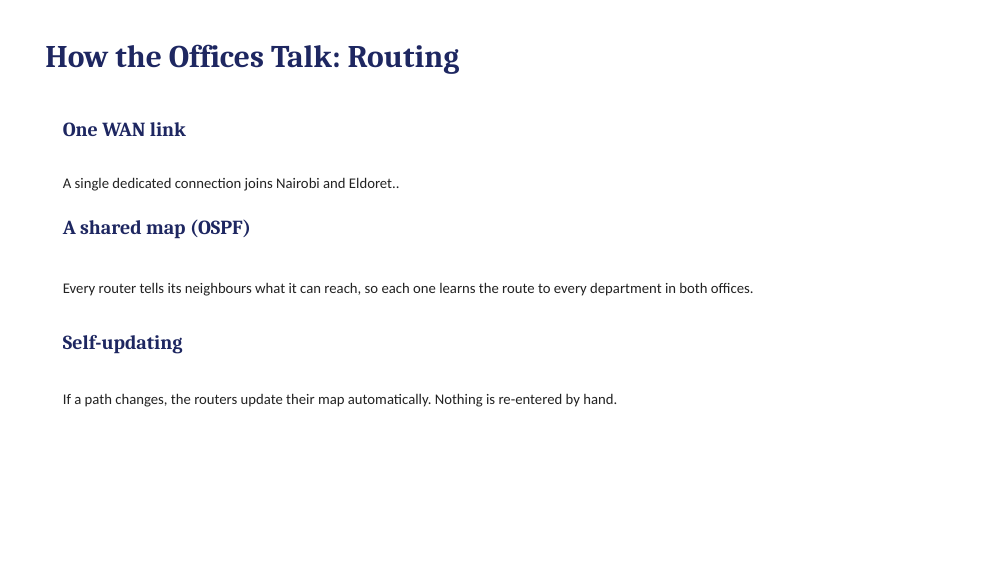
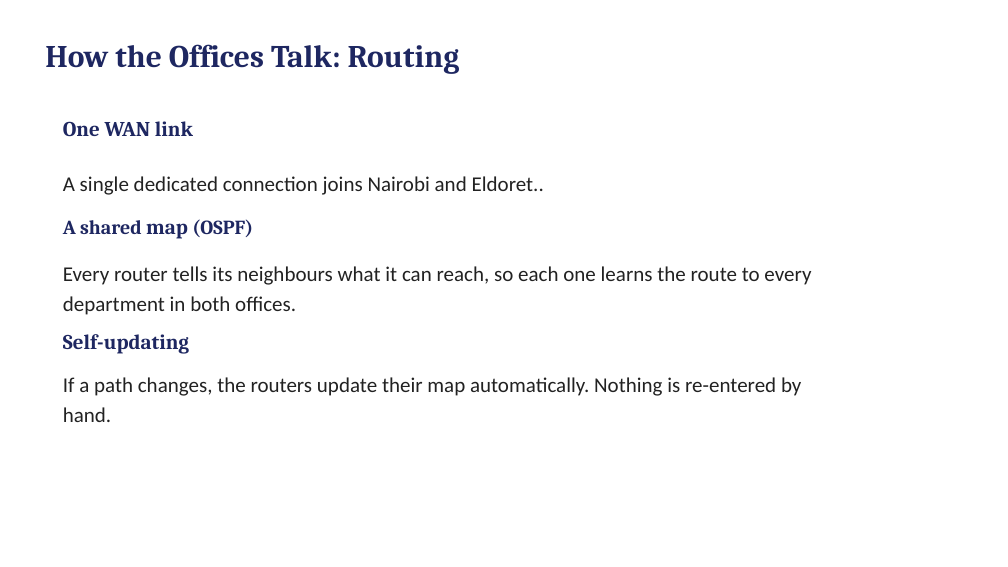
Before and after one commit to jeropannette/KIBET_ANNETTE_CCNA3PROJECT, a slide deck: slide 8 of KIBET_ANNETTE_CCNA3Project.pptx. Drawn at 1008x567 pixels with LibreOffice and Linux fonts; fonts in the diff are those of the drawing. Boxes give left, top, right and bottom in pixels: in the first picture for what was removed or moved away, otherwise in the second. Text is boxed around its words. In the diff, an @@ line names an element or a change of style, - is before the commit and + after.

```diff
--- a/KIBET_ANNETTE_CCNA3Project.pptx
+++ b/KIBET_ANNETTE_CCNA3Project.pptx
@@ text "One WAN link" at <box>63,121,193,137</box>: size 19 to 20 pt @@
@@ text "A shared map (OSPF)" at <box>63,219,253,239</box>: size 19 to 20 pt in "map" @@
@@ text "Self-updating" at <box>63,334,189,354</box>: size 19 to 20 pt @@
@@ size 14 to 20 pt in 3 elements at <box>63,176,544,195</box>, <box>63,266,811,315</box>, <box>63,377,801,422</box> @@
```
Also in this commit, not shown: 11 other slides changed.
